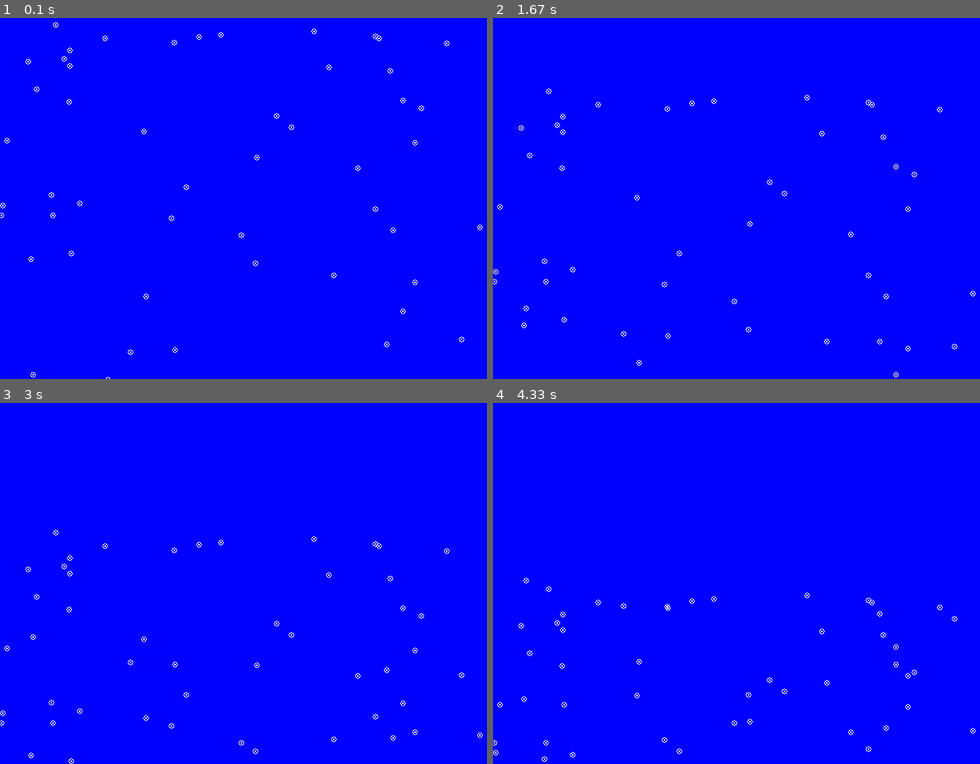
Above: before the commit, frames 1-4 (two rows, left to right).
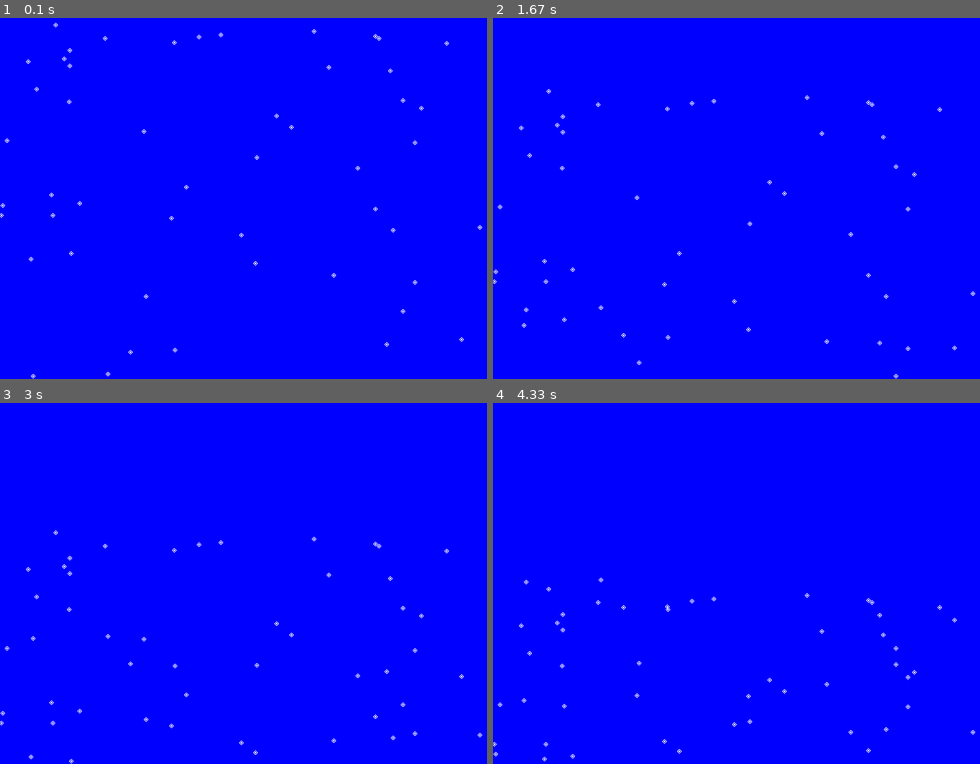
Above: after the commit, the same moments.

Repository: saegl5/myprojects
Game: pygame game, started from Codes/pygame_animation_snowfall_bouncing.py
The game is run twice, just before and just after one commit, with the same random seed, the same clock (stepped at 60 frames per second) and the same inputs.
Inputs:
- Up to frame 1 (0.1 s): no input
- Up to frame 2 (1.67 s): no input
- Up to frame 3 (3 s): no input
- Up to frame 4 (4.33 s): no input

The runs differ from the first frame. In frame 1, 0.4% of the frame differs, in the area x 0-100%, y 1-100%; in frame 2, 0.4%; in frame 3, 0.4%; in frame 4, 0.4%.

Commit message:
edited file

Diff:
--- a/Codes/pygame-interaction-combined-separate-track/pygame_interaction_combined_separate_track.py
+++ b/Codes/pygame-interaction-combined-separate-track/pygame_interaction_combined_separate_track.py
@@ -71,7 +71,7 @@
     y_offset2 += y_increment
     if 0+x_offset1 < 0:
         x_offset1 = 0 # prevent center point from passing left edge
-    elif 0+x_offset1 > size[0]-1:
+    elif 0+x_offset1 > size[0]-1: # "-1" due to anamoly
         x_offset1 = size[0]-1
     if 0+y_offset1 < 0:
         y_offset1 = 0 # prevent center point from passing top edge
--- a/Codes/pygame-interaction-combined/pygame_interaction_combined.py
+++ b/Codes/pygame-interaction-combined/pygame_interaction_combined.py
@@ -60,7 +60,7 @@
     y_offset += y_increment
     if 0+x_offset < 0:
         x_offset = 0 # prevent center point from passing left edge
-    elif 0+x_offset > size[0]-1:
+    elif 0+x_offset > size[0]-1: # "-1" due to anamoly
         x_offset = size[0]-1
     if 0+y_offset < 0:
         y_offset = 0 # prevent center point from passing top edge
--- a/Codes/pygame-interaction-part-4/pygame_interaction_part_4.py
+++ b/Codes/pygame-interaction-part-4/pygame_interaction_part_4.py
@@ -54,7 +54,7 @@
     y_offset += y_increment
     if 0+x_offset < 0:
         x_offset = 0 # prevent center point from passing left edge
-    elif 0+x_offset > size[0]-1:
+    elif 0+x_offset > size[0]-1: # "-1" due to anamoly
         x_offset = size[0]-1
     if 0+y_offset < 0:
         y_offset = 0 # prevent center point from passing top edge
--- a/Codes/pygame_animation_snowfall_bouncing.py
+++ b/Codes/pygame_animation_snowfall_bouncing.py
@@ -17,7 +17,7 @@
 snowflakes = [] # define a list
 increment = []
 i = int() # optional, use range() to confine i to 0 or greater
-r = 4 # circle radius
+r = 3 # circle radius
 
 pygame.display.set_caption("QUESTABOX's Cool Animation") # title, or choose your own
 
--- a/Codes/pygame_sprites_part_1.py
+++ b/Codes/pygame_sprites_part_1.py
@@ -14,8 +14,7 @@
 screen = pygame.display.set_mode(size) # set screen size
 done = False # define "done"
 clock = pygame.time.Clock() # define "clock"
-# x_offset = 0 # reordered
-# y_offset = 0
+# no offsets
 x_increment = 0
 y_increment = 0
 block_list = pygame.sprite.Group() # no longer block_list = []
